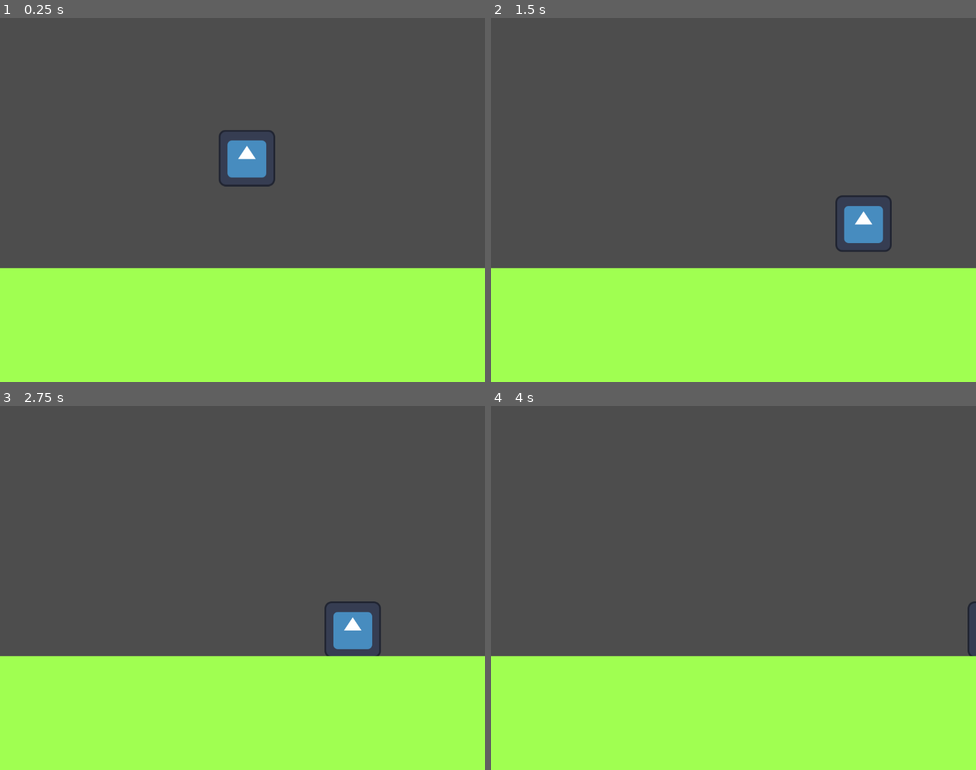
Above: before the commit, frames 1-4 (two rows, left to right).
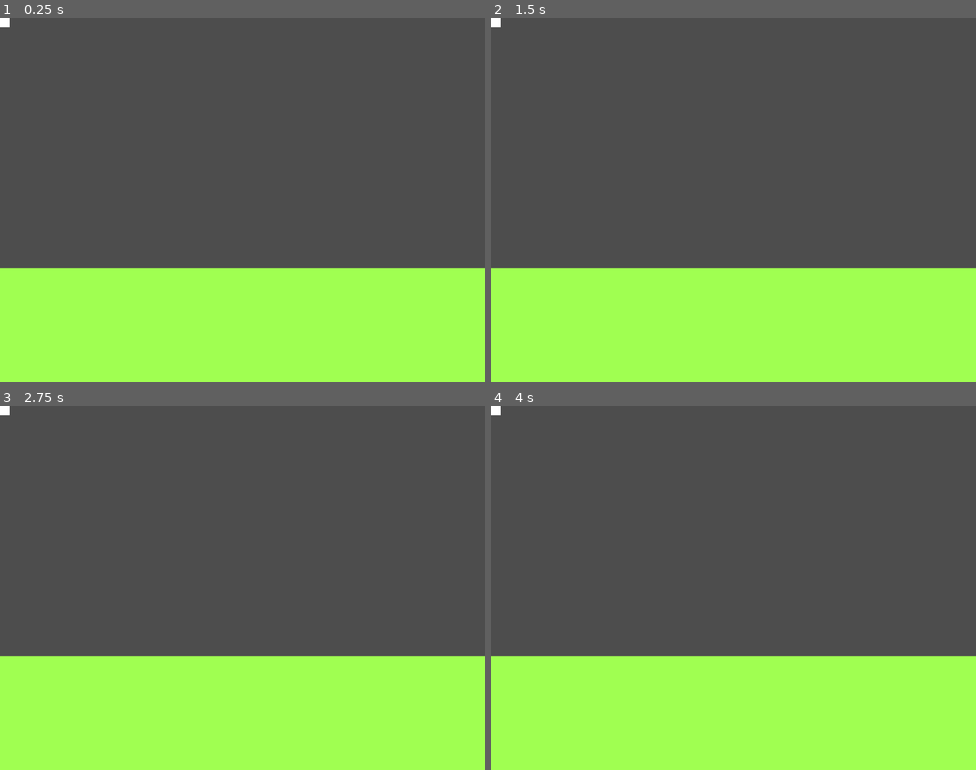
Above: after the commit, the same moments.

Repository: ManikomTMNT/DaysToGetEven
Game: Godot game, scene res://scene/main.tscn
The game is run twice, just before and just after one commit, with the same random seed, the same clock (stepped at 60 frames per second) and the same inputs. The engine's default icon, where the game draws it, is replaced by a stand-in: a white triangle on a blue panel in a dark square.
Inputs:
- Up to frame 1 (0.25 s): no input
- Up to frame 2 (1.5 s): hold Right (right) from 0.53 s (still down); tap Up (jump) at 0.77 s
- Up to frame 3 (2.75 s): tap Up (jump) at 1.52 s; release Right (right) at 2.03 s; hold Left (left) from 2.03 s (still down)
- Up to frame 4 (4 s): release Left (left) at 2.78 s; hold Right (right) from 2.78 s (still down); tap Up (jump) at 3.02, 3.77 s

The runs differ from the first frame. In frame 1, 1.1% of the frame differs, in the area x 0-57%, y 0-47%; in frame 2, 1.1%; in frame 3, 1.1%; in frame 4, 0.1%.

Commit message:
ee

Diff:
--- a/project.godot
+++ b/project.godot
@@ -20,24 +20,34 @@
 window/size/viewport_width=1100
 window/size/viewport_height=825
 
+[global_group]
+
+Player="IHATEISSAH"
+Enemy="Enemy(kIRBY)"
+
 [input]
 
 jump={
 "deadzone": 0.2,
-"events": [Object(InputEventKey,"resource_local_to_scene":fa …(140 unchanged characters)… d":false,"keycode":0,"physical_keycode":73,"key_label":0,"unicode":105,"location":0,"echo":false,"script":null)
+"events": [Object(InputEventKey,"resource_local_to_scene":fa …(140 unchanged characters)… d":false,"keycode":0,"physical_keycode":87,"key_label":0,"unicode":119,"location":0,"echo":false,"script":null)
 , Object(InputEventKey,"resource_local_to_scene":false,"resource_name":"","device":-1,"window_id":0,"alt_pressed":false …(186 unchanged characters)…
 ]
 }
 left={
 "deadzone": 0.2,
-"events": [Object(InputEventKey,"resource_local_to_scene":fa …(140 unchanged characters)… d":false,"keycode":0,"physical_keycode":74,"key_label":0,"unicode":106,"location":0,"echo":false,"script":null)
+"events": [Object(InputEventKey,"resource_local_to_scene":fa …(140 unchanged characters)… d":false,"keycode":0,"physical_keycode":65,"key_label":0,"unicode":97,"location":0,"echo":false,"script":null)
 , Object(InputEventKey,"resource_local_to_scene":false,"resource_name":"","device":-1,"window_id":0,"alt_pressed":false …(186 unchanged characters)…
 ]
 }
 right={
 "deadzone": 0.2,
-"events": [Object(InputEventKey,"resource_local_to_scene":fa …(140 unchanged characters)… d":false,"keycode":0,"physical_keycode":76,"key_label":0,"unicode":108,"location":0,"echo":false,"script":null)
+"events": [Object(InputEventKey,"resource_local_to_scene":fa …(140 unchanged characters)… d":false,"keycode":0,"physical_keycode":68,"key_label":0,"unicode":100,"location":0,"echo":false,"script":null)
 , Object(InputEventKey,"resource_local_to_scene":false,"resource_name":"","device":-1,"window_id":0,"alt_pressed":false …(186 unchanged characters)…
+]
+}
+atk={
+"deadzone": 0.2,
+"events": [Object(InputEventKey,"resource_local_to_scene":false,"resource_name":"","device":-1,"window_id":0,"alt_pressed":false,"shift_pressed":false,"ctrl_pressed":false,"meta_pressed":false,"pressed":false,"keycode":0,"physical_keycode":74,"key_label":0,"unicode":106,"location":0,"echo":false,"script":null)
 ]
 }
 
--- a/scene/main.tscn
+++ b/scene/main.tscn
@@ -1,26 +1,18 @@
 [gd_scene format=3 uid="uid://cq73yeuchj7wj"]
 
-[ext_resource type="Texture2D" uid="uid://d35ceffx4g8le" path="res://icon.svg" id="1_itxqv"]
-[ext_resource type="Script" uid="uid://dr6d6f0lf5fh7" path="res://scene/player.gd" id="1_v0l8b"]
-
-[sub_resource type="RectangleShape2D" id="RectangleShape2D_wpdt7"]
-size = Vector2(129, 128)
+[ext_resource type="PackedScene" uid="uid://byjybywmvd8xd" path="res://scene/player.tscn" id="1_itxqv"]
+[ext_resource type="Script" uid="uid://j4b0s3b6dyi4" path="res://scene/issahisdumb.gd" id="2_v0l8b"]
 
 [sub_resource type="RectangleShape2D" id="RectangleShape2D_v0l8b"]
 size = Vector2(1199, 278)
 
+[sub_resource type="RectangleShape2D" id="RectangleShape2D_x2ouf"]
+size = Vector2(41, 45)
+
 [node name="Scene1" type="Node2D" unique_id=1865861714]
 
-[node name="Player" type="CharacterBody2D" parent="." unique_id=1358059281]
+[node name="Player" parent="." unique_id=1283556688 instance=ExtResource("1_itxqv")]
 position = Vector2(560, 289)
-script = ExtResource("1_v0l8b")
-
-[node name="Icon" type="Sprite2D" parent="Player" unique_id=334787565]
-texture = ExtResource("1_itxqv")
-
-[node name="CollisionShape2D" type="CollisionShape2D" parent="Player" unique_id=975863712]
-position = Vector2(0.5, 0)
-shape = SubResource("RectangleShape2D_wpdt7")
 
 [node name="Camera2D" type="Camera2D" parent="." unique_id=1254291359]
 position = Vector2(550, 412.5)
@@ -38,3 +30,22 @@
 offset_right = 605.0
 offset_bottom = 141.0
 color = Color(0.62711686, 0.99999994, 0.31844836, 1)
+
+[node name="CharacterBody2D" type="CharacterBody2D" parent="." unique_id=1252605401 groups=["Enemy"]]
+script = ExtResource("2_v0l8b")
+
+[node name="CollisionShape2D" type="CollisionShape2D" parent="CharacterBody2D" unique_id=552197651]
+position = Vector2(4.5, 0.5)
+shape = SubResource("RectangleShape2D_x2ouf")
+
+[node name="ColorRect" type="ColorRect" parent="CharacterBody2D" unique_id=1056575294]
+offset_left = -18.0
+offset_top = -19.0
+offset_right = 22.0
+offset_bottom = 21.0
+
+[node name="Area2D" type="Area2D" parent="CharacterBody2D" unique_id=1618081136]
+
+[node name="CollisionShape2D2" type="CollisionShape2D" parent="CharacterBody2D/Area2D" unique_id=1881208856]
+position = Vector2(4.5, 0.5)
+shape = SubResource("RectangleShape2D_x2ouf")
--- a/scene/player.gd
+++ b/scene/player.gd
@@ -1,8 +1,10 @@
 extends CharacterBody2D
 
+@export var right_action = "left";
 
-const SPEED = 300.0
+const SPEED = 15.0
 const JUMP_VELOCITY = -400.0
+const MAXSPD = 250
 
 
 func _physics_process(delta: float) -> void:
@@ -16,9 +18,10 @@
 
 	# Get the input direction and handle the movement/deceleration.
 	# As good practice, you should replace UI actions with custom gameplay actions.
-	var direction := Input.get_axis("left", "right")
+	var direction := Input.get_axis(right_action, "right")
 	if direction:
-		velocity.x = direction * SPEED
+		velocity.x = clamp(velocity.x, -MAXSPD, MAXSPD)
+		velocity.x += direction*SPEED
 	else:
 		velocity.x = move_toward(velocity.x, 0, SPEED)
 
